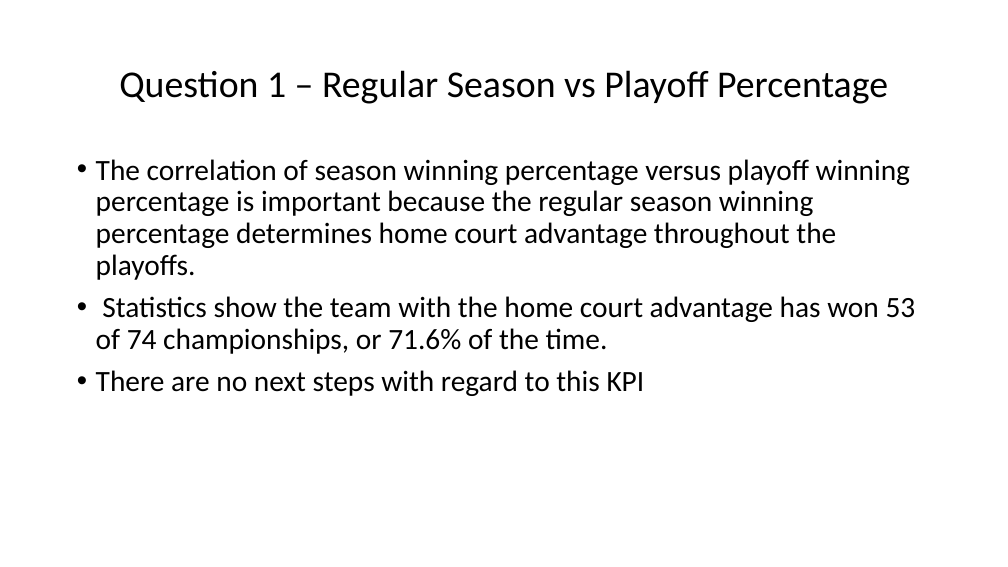
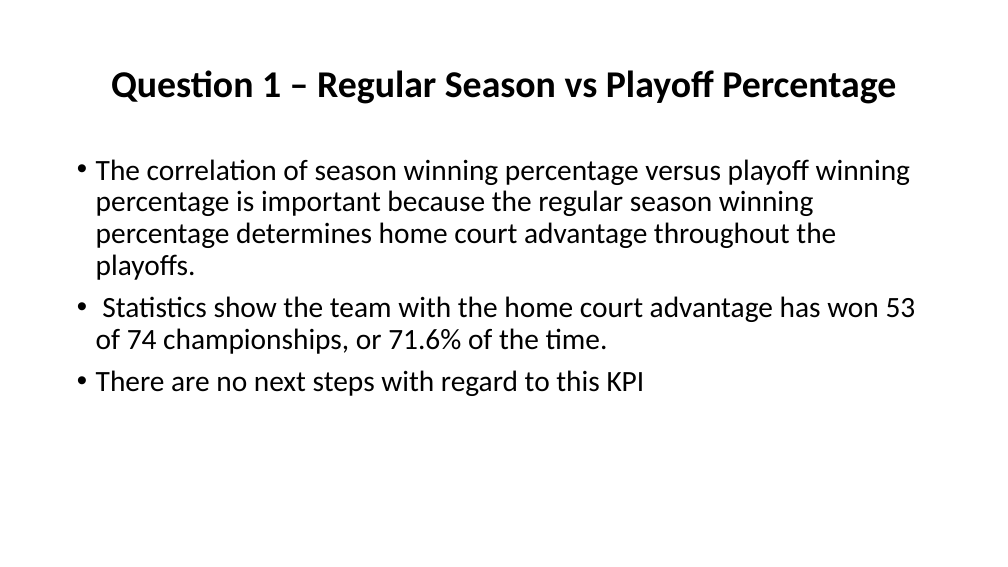
Before and after one commit to CandaceDoesData/Group_Project_1, a slide deck: slide 30 of Project_1_NBA/NBA.pptx (slide 39 before the commit). Drawn at 1008x567 pixels with LibreOffice and Linux fonts; fonts in the diff are those of the drawing. Boxes give left, top, right and bottom in pixels: in the first picture for what was removed or moved away, otherwise in the second. Text is boxed around its words. In the diff, an @@ line names an element or a change of style, - is before the commit and + after.

```diff
--- a/Project_1_NBA/NBA.pptx
+++ b/Project_1_NBA/NBA.pptx
@@ title "Question 1 – Regular Season ..." at box(111, 70, 896, 104): bold on @@
```
Also in this commit, not shown: 2 other slides changed, 12 slides added, 21 slides removed, 32 other files.
